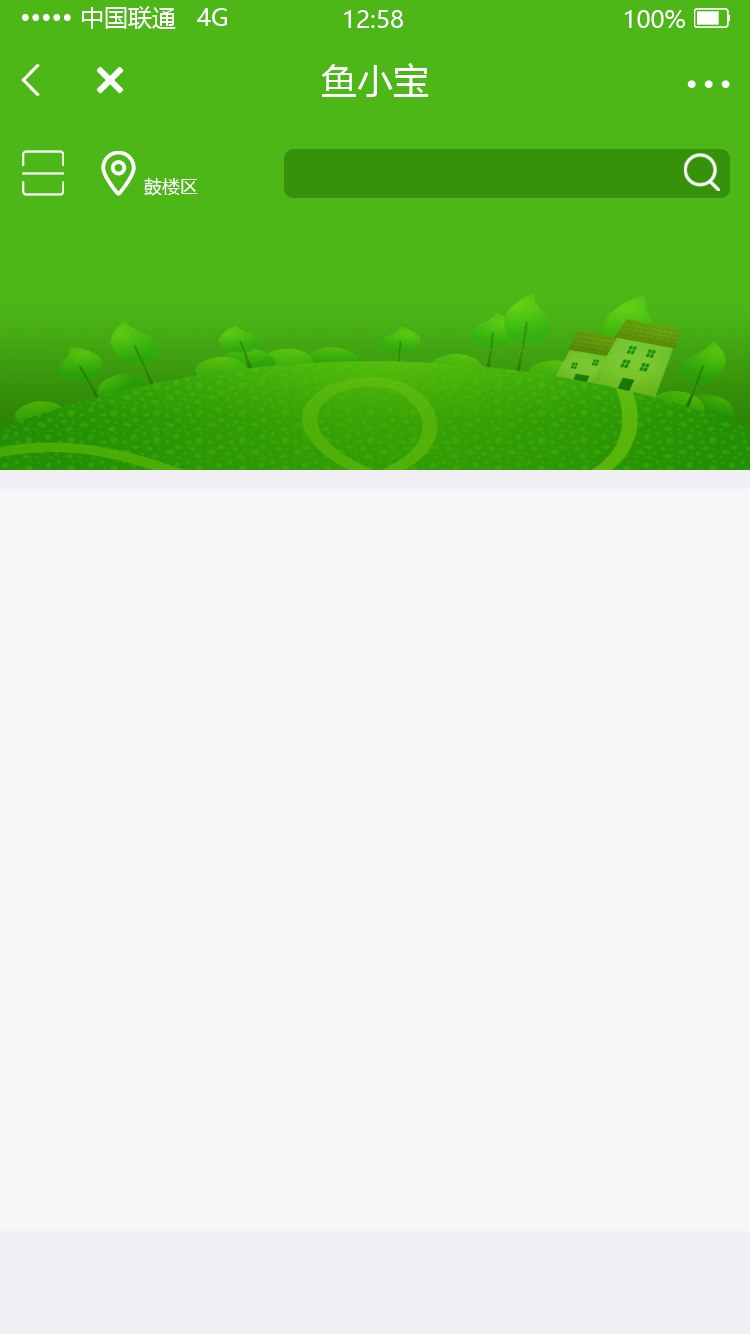
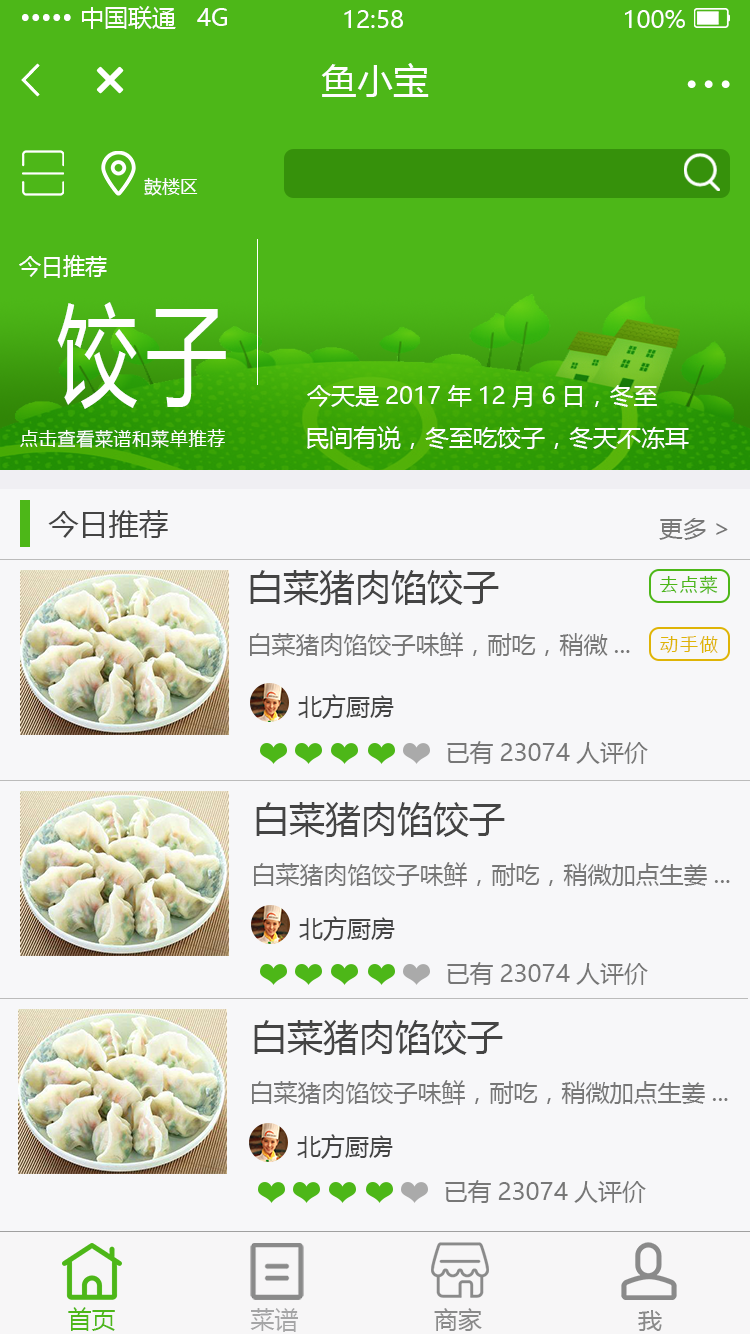
Layered file, before and after one edit (w=750, h=1334). Changes by layer:
showed group "top-text" (6 layers) over left=19, top=239, right=689, bottom=450
showed group "楼名" (3 layers) over left=20, top=500, right=728, bottom=547
showed group "楼层1" (18 layers) over left=0, top=559, right=750, bottom=764
renamed "白菜猪肉馅饺子味鲜，耐吃，稍微加点生姜..." to "白菜猪肉馅饺子味鲜，耐吃，稍微...", painted on it over left=250, top=632, right=726, bottom=657
added layer "动手做" in group "楼层1" over left=660, top=636, right=718, bottom=653
added layer "圆角矩形 2 副本" in group "楼层1" over left=649, top=627, right=730, bottom=661
added layer "去点菜" in group "楼层1" over left=660, top=575, right=718, bottom=594
added layer "圆角矩形 2" in group "楼层1" over left=649, top=569, right=730, bottom=603
showed group "楼层2" (14 layers) over left=0, top=780, right=750, bottom=985
showed group "楼层3" (14 layers) over left=0, top=998, right=748, bottom=1203
showed group "botom" (10 layers) over left=0, top=1231, right=750, bottom=1334
